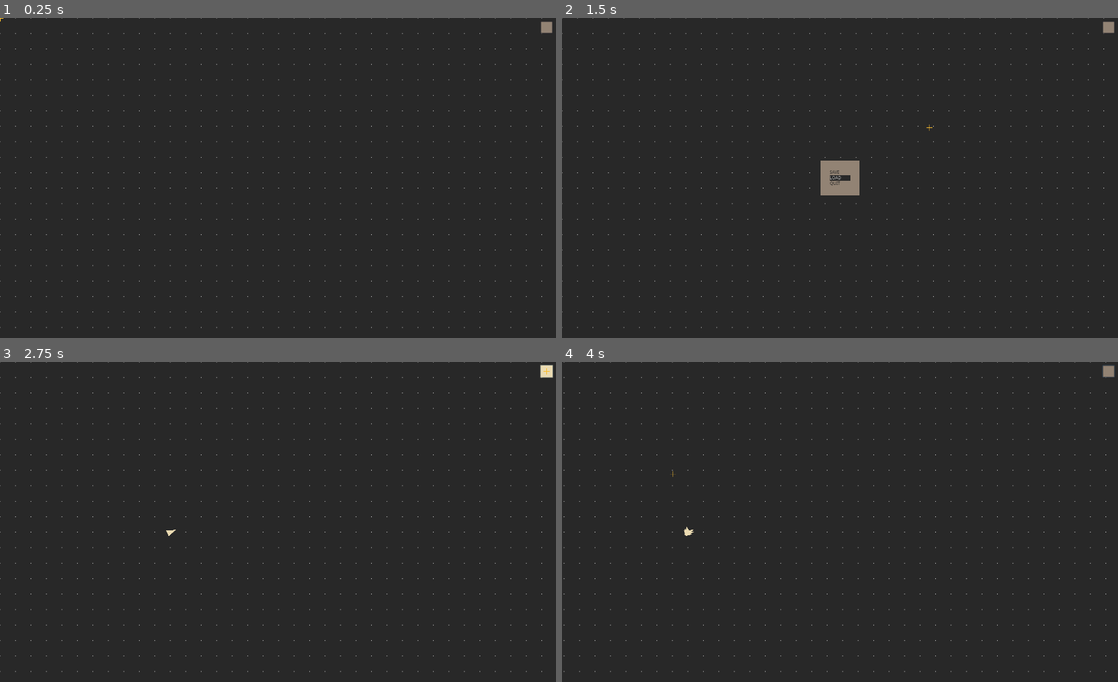
Above: before the commit, frames 1-4 (two rows, left to right).
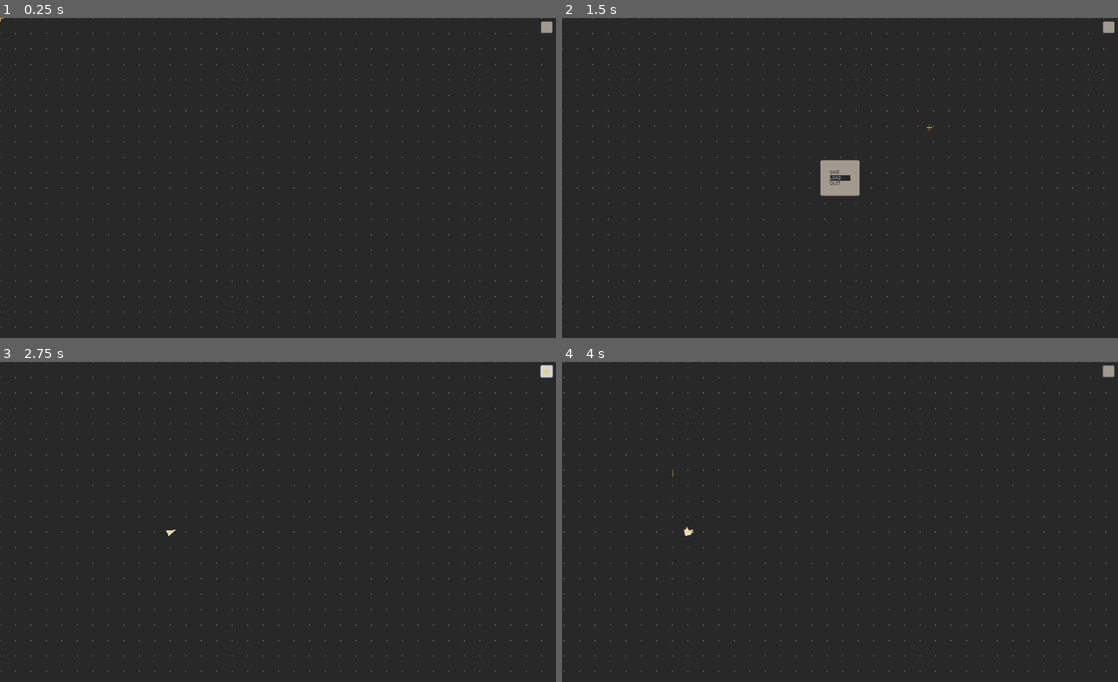
Above: after the commit, the same moments.

Repository: battw/does-compute-2
Game: Godot game, scene res://Main/Main.tscn
Two runs of this game, one before a commit and one after it. Both use one fixed random seed, a clock stepped at 60 frames per second and the inputs below.
Inputs (mouse positions are in pixels of both pictures, inside the frame that each line leads up to):
- Up to frame 1 (0.25 s): no input
- Up to frame 2 (1.5 s): click (1106, 27) at 0.5 s; tap Enter at 1.25 s; drag from (840, 178) to (1106, 27) at 1.27 s
- Up to frame 3 (2.75 s): drag from (166, 538) to (544, 371) at 2.02 s
- Up to frame 4 (4 s): move the mouse to (734, 531) at 2.77 s; press the mouse at (734, 531) at 2.78 s; hold Right (right) 2.78-3.5 s; release the mouse at (734, 531) at 3.5 s; drag from (689, 531) to (673, 474) at 3.52 s

The runs differ from the first frame. In frame 1, less than 0.1% of the frame differs, in the area x 97-100%, y 1-5%; in frame 2, 0.8%, in the area x 46-100%, y 1-56%; in frame 3, less than 0.1%; in frame 4, less than 0.1%.

Commit message:
Drag box returns arrows. Fixed grid scale issue

Diff:
--- a/Cursor/Cursor.tscn
+++ b/Cursor/Cursor.tscn
@@ -7,6 +7,7 @@
 radius = 1.0
 
 [node name="Cursor" type="Node2D"]
+editor/display_folded = true
 z_index = 100
 script = ExtResource( 1 )
 
@@ -33,12 +34,12 @@
 visible = false
 scale = Vector2( 0.6, 0.6 )
 default_color = Color( 0.721569, 0.733333, 0.14902, 1 )
-texture_mode = 0
 
 [node name="Area2D" type="Area2D" parent="."]
 input_pickable = false
 gravity = 0.0
-collision_layer = 3
+collision_layer = 0
+collision_mask = 2
 
 [node name="CollisionShape2D" type="CollisionShape2D" parent="Area2D"]
 shape = SubResource( 1 )
--- a/Dot/Dot.tscn
+++ b/Dot/Dot.tscn
@@ -17,6 +17,7 @@
 [node name="Circle" parent="." instance=ExtResource( 2 )]
 
 [node name="Area2D" type="Area2D" parent="."]
+editor/display_folded = true
 gravity = 0.0
 collision_mask = 0
 
--- a/DragBox/DragBox.gd
+++ b/DragBox/DragBox.gd
@@ -2,34 +2,49 @@
 
 
 export var color = Color(1, 1, 1, .2)
-var snap = true
-var drag_on_position
-var drag_position
+
 var main
+
+var click_position
+var top_left
+var size
+
 
 func _enter_tree():
 	self.main = find_parent("Main")
 
 func _draw():
-	if !drag_on_position or !drag_position:
+	if self.top_left == null or self.size == null:
 		return
 
-	var rect = Rect2(self.drag_on_position, self.drag_position - self.drag_on_position)
+	var rect = Rect2(self.top_left - self.global_position, self.size - self.global_position)
 	draw_rect(rect, self.color)
 
 
 func drag_on():
-	self.drag_on_position = get_global_mouse_position()
-	if snap:
-		self.drag_on_position = main.snap_to_grid(self.drag_on_position)
+	self.click_position = main.snap_to_grid(get_global_mouse_position())
 
 
 func drag():
-	self.drag_position = get_global_mouse_position()
-	if snap:
-		self.drag_position = main.snap_to_grid(self.drag_position)
+	var drag_position = main.snap_to_grid(get_global_mouse_position())
+	update_size(drag_position)
 	update()
 
+func update_size(drag_position):
+	var minX = min(click_position.x, drag_position.x)
+	var minY = min(click_position.y, drag_position.y)
+	var maxX = max(click_position.x, drag_position.x)
+	var maxY = max(click_position.y, drag_position.y)
+	self.top_left = Vector2(minX, minY)
+	self.size = Vector2(maxX, maxY) - top_left
+	$Area2D.global_position = top_left + size / 2
+	$Area2D/CollisionShape2D.shape.extents = size / 2
+
+
 func drag_off():
+	var arrows = $Area2D.get_overlapping_areas()
+
 	get_parent().remove_child(self)
 	queue_free()
+
+	return {"position": top_left, "size": size, "arrows": arrows}
--- a/DragBox/DragBox.tscn
+++ b/DragBox/DragBox.tscn
@@ -1,7 +1,17 @@
-[gd_scene load_steps=2 format=2]
+[gd_scene load_steps=3 format=2]
 
 [ext_resource path="res://DragBox/DragBox.gd" type="Script" id=1]
+
+[sub_resource type="RectangleShape2D" id=1]
 
 [node name="DragBox" type="Node2D"]
 z_index = 50
 script = ExtResource( 1 )
+
+[node name="Area2D" type="Area2D" parent="."]
+input_pickable = false
+collision_layer = 0
+collision_mask = 2
+
+[node name="CollisionShape2D" type="CollisionShape2D" parent="Area2D"]
+shape = SubResource( 1 )
--- a/Main/Arrows.gd
+++ b/Main/Arrows.gd
@@ -3,9 +3,9 @@
 var arrow = preload("res://Arrow/Arrow.tscn")
 
 func add_arrow(pos):
-	print("add arrow")
+	# print("add arrow")
 	""" Places an arrow at the given position and returns it """
 	var a = arrow.instance()
-	a.position = pos
+	a.global_position = pos
 	self.add_child(a)
 	return a
--- a/Main/Main.gd
+++ b/Main/Main.gd
@@ -17,6 +17,17 @@
 
 
 func snap_to_grid(position):
-	var x = round(position[0] / grid_size) * int(grid_size)
-	var y = round(position[1] / grid_size) * int(grid_size)
+	var scaled_grid = grid_size  * $PlayArea.global_scale
+	var x = round(position[0] / scaled_grid[0]) * scaled_grid[0]
+	var y = round(position[1] / scaled_grid[1]) * scaled_grid[1]
+	var maxX = $PlayArea.size.x
+	var maxY = $PlayArea.size.y
+	if x < 0:
+		x = 0
+	if x > maxX:
+		x = maxX
+	if y < 0:
+		y = 0
+	if y > maxY:
+		y = maxY
 	return Vector2(x, y)
--- a/UI/UI.gd
+++ b/UI/UI.gd
@@ -22,17 +22,17 @@
 	self.rect_position = -get_viewport().canvas_transform.get_origin()
 
 
-
 func _enter_tree():
 	self.main = self.find_parent("Main")
 	self.rect_size = get_viewport_rect().size
+
 
 func _exit_tree():
 	self.main = null
 
 
+func _on_gui_input(event):
 
-func _on_gui_input(event):
 	if event.is_action_pressed("change_mode"):
 		input_mode = (input_mode + 1) % 4
 		if $Cursor:
@@ -50,7 +50,6 @@
 	match input_mode:
 		ADD:
 			if event.is_action_pressed("click"):
-				#var pos = get_viewport().get_mouse_position() - get_viewport().canvas_transform.get_origin()
 				var pos = self.get_global_mouse_position()
 				current_arrow = self.main.add_arrow(pos)
 
@@ -73,11 +72,15 @@
 				self.dragbox = DragBox.instance()
 				main.add_child(self.dragbox)
 				self.dragbox.drag_on()
+
 			elif event.is_action_released("click"):
-				self.dragbox.drag_off()
+				var res = self.dragbox.drag_off()
 				self.dragbox = null
+
 			elif self.dragbox:
 				self.dragbox.drag()
+
+
 
 func _unhandled_input(event):
 	if event.is_action_type():
--- a/theme.tres
+++ b/theme.tres
@@ -5,30 +5,46 @@
 content_margin_right = 3.0
 content_margin_top = 3.0
 content_margin_bottom = 3.0
-bg_color = Color( 0.921569, 0.858824, 0.698039, 1 )
+bg_color = Color( 0.839216, 0.835294, 0.815686, 1 )
+corner_radius_top_left = 5
+corner_radius_top_right = 5
+corner_radius_bottom_right = 5
+corner_radius_bottom_left = 5
 anti_aliasing = false
 
 [sub_resource type="StyleBoxFlat" id=2]
-bg_color = Color( 0.572549, 0.513726, 0.454902, 1 )
+bg_color = Color( 0.627451, 0.603922, 0.560784, 1 )
 border_width_left = 2
 border_width_top = 2
 border_width_right = 2
 border_width_bottom = 2
 border_color = Color( 0.145098, 0.145098, 0.164706, 1 )
+corner_radius_top_left = 5
+corner_radius_top_right = 5
+corner_radius_bottom_right = 5
+corner_radius_bottom_left = 5
 
 [sub_resource type="StyleBoxFlat" id=3]
 bg_color = Color( 0.145098, 0.145098, 0.164706, 1 )
 
 [sub_resource type="StyleBoxFlat" id=4]
 bg_color = Color( 0.156863, 0.156863, 0.156863, 1 )
+corner_radius_top_left = 2
+corner_radius_top_right = 2
+corner_radius_bottom_right = 2
+corner_radius_bottom_left = 2
 
 [sub_resource type="StyleBoxFlat" id=5]
 content_margin_left = 30.0
 content_margin_right = 30.0
 content_margin_top = 30.0
 content_margin_bottom = 30.0
-bg_color = Color( 0.572549, 0.513726, 0.454902, 1 )
+bg_color = Color( 0.627451, 0.603922, 0.560784, 1 )
 border_color = Color( 0.921569, 0.858824, 0.698039, 1 )
+corner_radius_top_left = 5
+corner_radius_top_right = 5
+corner_radius_bottom_right = 5
+corner_radius_bottom_left = 5
 
 [resource]
 Button/colors/font_color = Color( 0.156863, 0.156863, 0.156863, 1 )
